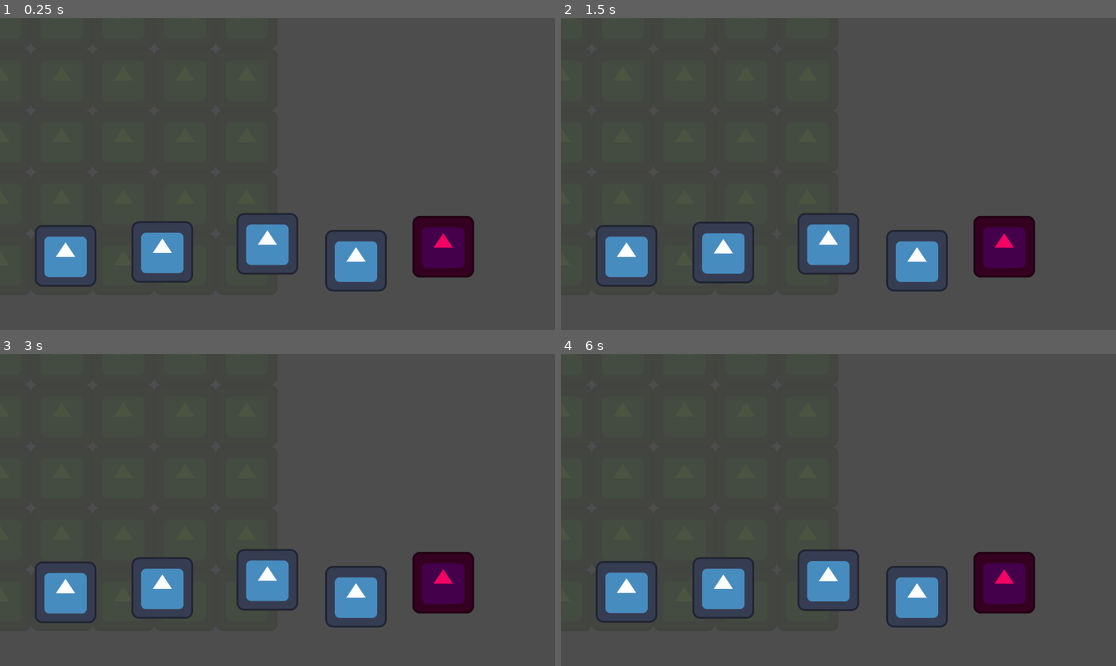
Above: before the commit, frames 1-4 (two rows, left to right).
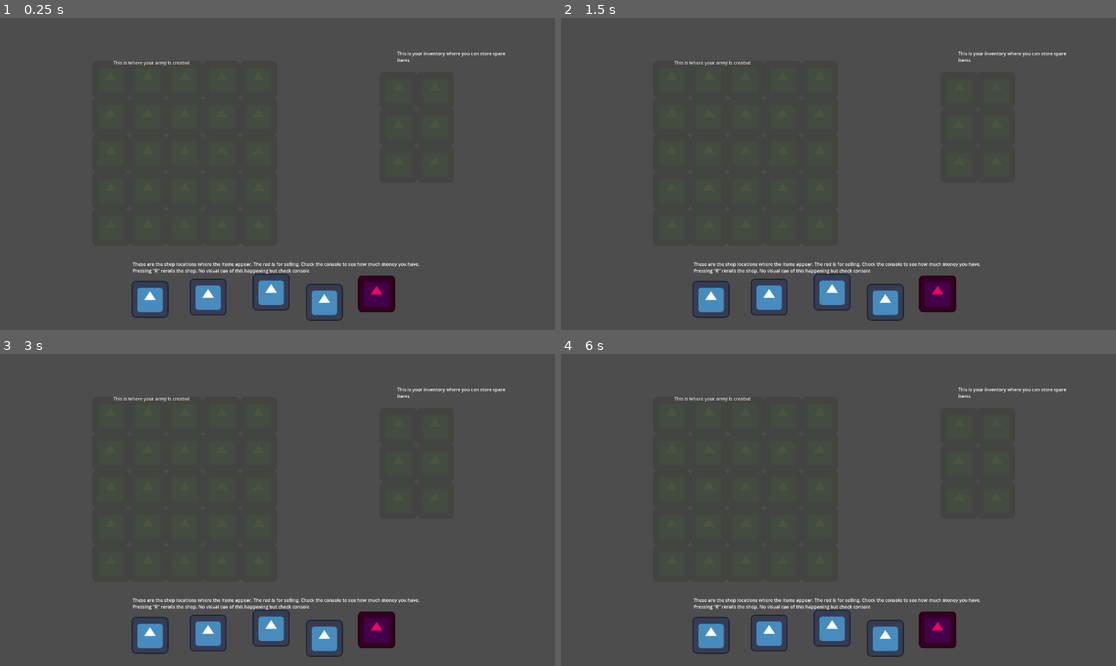
Above: after the commit, the same moments.

Repository: LorcanSmith/Armies
Game: Godot game, scene res://Scenes/Test Scenes/Shop.tscn
Two runs of this game, one before a commit and one after it. Both use one fixed random seed, a clock stepped at 60 frames per second and the inputs below. This scene is started directly instead of the project's main scene. The engine's default icon, where the game draws it, is replaced by a stand-in: a white triangle on a blue panel in a dark square.
Inputs (mouse positions are in pixels of both pictures, inside the frame that each line leads up to):
- Up to frame 1 (0.25 s): no input
- Up to frame 2 (1.5 s): tap Enter at 0.5 s; move the mouse to (627, 255) at 0.52 s; hold R 0.53-1.28 s; click (627, 255) at 0.67 s; tap Space at 1.25 s; move the mouse to (721, 252) at 1.27 s; tap R at 1.35 s; click (721, 252) at 1.42 s
- Up to frame 3 (3 s): tap Enter at 2 s; move the mouse to (66, 591) at 2.02 s; hold R 2.03-2.78 s; click (66, 591) at 2.17 s; tap Space at 2.75 s; tap R at 2.85 s; click (66, 591) at 2.92 s
- Up to frame 4 (6 s): tap Enter at 3.5 s; hold R 3.53-4.28 s; click (627, 591) at 3.67 s; tap Space at 4.25 s; tap R at 4.35, 5.85 s; click (627, 591) at 4.42 s; hold R 5.03-5.78 s; click (627, 591) at 5.17 s; move the mouse to (827, 581) at 5.77 s; click (827, 581) at 5.92 s

The runs differ from the first frame. In frame 1, 10% of the frame differs, in the area x 6-92%, y 10-98%; in frame 2, 10%; in frame 3, 10%; in frame 4, 10%.

Commit message:
Basic inventory

Diff:
--- a/Prefabs/Shop Items/shop_manager.tscn
+++ b/Prefabs/Shop Items/shop_manager.tscn
@@ -37,3 +37,10 @@
 
 [node name="Sprite2D" type="Sprite2D" parent="ShopItemGenerator/SellLocation"]
 texture = ExtResource("3_ew2it")
+
+[node name="RichTextLabel" type="RichTextLabel" parent="."]
+offset_left = 76.0
+offset_top = 360.0
+offset_right = 1084.0
+offset_bottom = 457.0
+text = "These are the shop locations where the items appear. The red is for selling. Check the console to see how much money you have. Pressing \"R\" rerolls the shop. No visual cue of this happening but check console"
--- a/Scenes/Test Scenes/GridGeneration.tscn
+++ b/Scenes/Test Scenes/GridGeneration.tscn
@@ -6,3 +6,10 @@
 script = ExtResource("1_6wxo7")
 grid_width = 5
 grid_height = 5
+
+[node name="RichTextLabel" type="RichTextLabel" parent="."]
+offset_left = 9.0
+offset_top = -70.0
+offset_right = 397.0
+offset_bottom = -8.0
+text = "This is where your army is created"
--- a/Scenes/Test Scenes/Shop.tscn
+++ b/Scenes/Test Scenes/Shop.tscn
@@ -1,10 +1,29 @@
-[gd_scene load_steps=3 format=3 uid="uid://c7nocrafqpgb0"]
+[gd_scene load_steps=4 format=3 uid="uid://c7nocrafqpgb0"]
 
 [ext_resource type="PackedScene" uid="uid://d4h2dufyod7as" path="res://Prefabs/Shop Items/shop_manager.tscn" id="1_t5ow2"]
 [ext_resource type="PackedScene" uid="uid://dnwdnehmu8uoy" path="res://Scenes/Test Scenes/GridGeneration.tscn" id="3_d5ww3"]
+[ext_resource type="Script" path="res://Scripts/Grid/grid_generation.gd" id="3_vrdlk"]
 
 [node name="ShopScene" type="Node2D"]
 
 [node name="ShopManager" parent="." instance=ExtResource("1_t5ow2")]
+position = Vector2(0, 267)
 
 [node name="GridGeneration" parent="." instance=ExtResource("3_d5ww3")]
+
+[node name="Inventory" type="Node2D" parent="."]
+position = Vector2(995, 37)
+script = ExtResource("3_vrdlk")
+grid_width = 2
+grid_height = 3
+
+[node name="RichTextLabel" type="RichTextLabel" parent="Inventory"]
+offset_left = -4.0
+offset_top = -139.0
+offset_right = 384.0
+offset_bottom = -77.0
+text = "This is your inventory where you can store spare items"
+
+[node name="Camera2D" type="Camera2D" parent="."]
+position = Vector2(577, 327)
+zoom = Vector2(0.6, 0.6)
--- a/Scripts/Shop/shop_item_generator.gd
+++ b/Scripts/Shop/shop_item_generator.gd
@@ -58,6 +58,7 @@
 		#stops crashes
 		if(location.get_child_count() > 0):
 			location.get_child(0).queue_free()
+	print("RE-ROLLED")
 	#Gets new items for the shop
 	show_new_items()
 ##USED TO REROLL THE SHOP, WILL EVENTUALLY BE DONE BY A BUTTON
